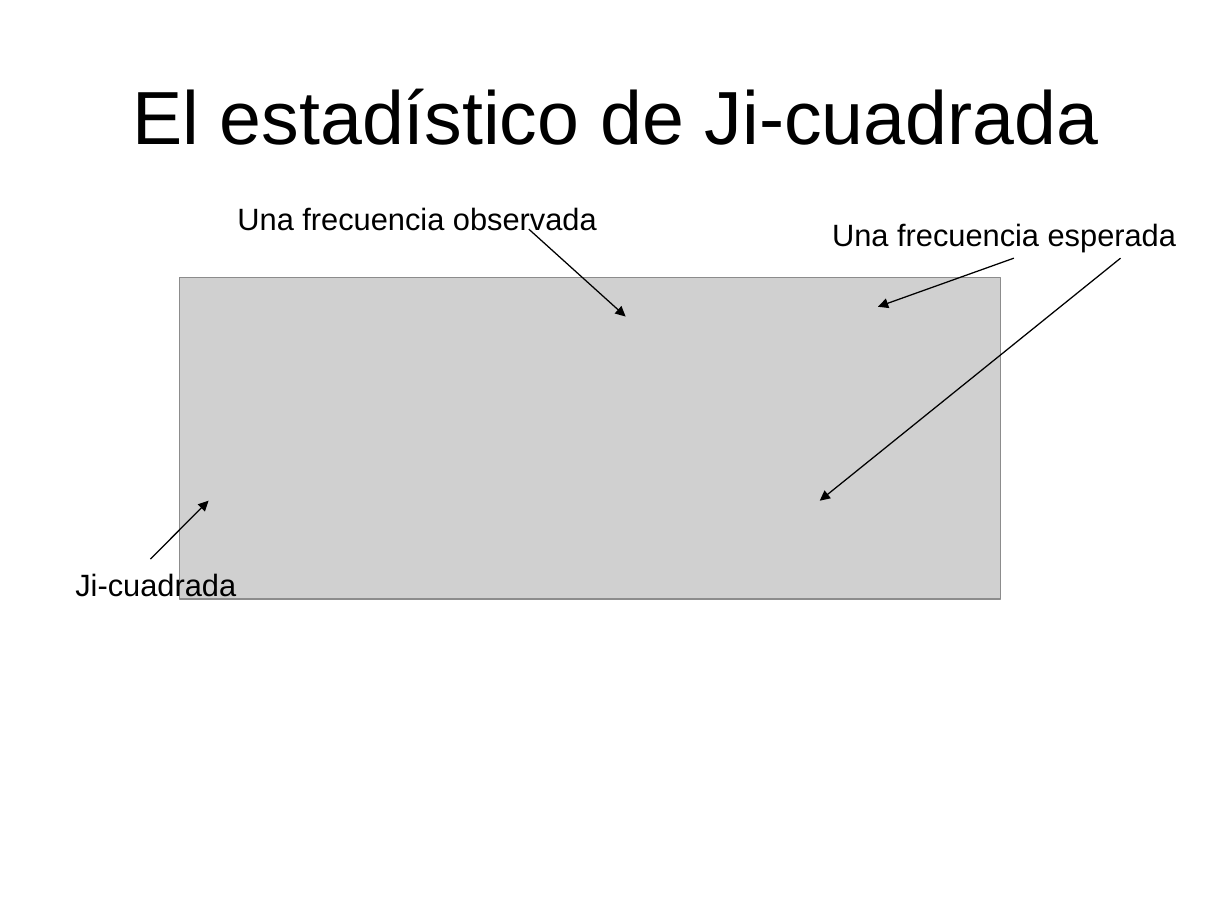
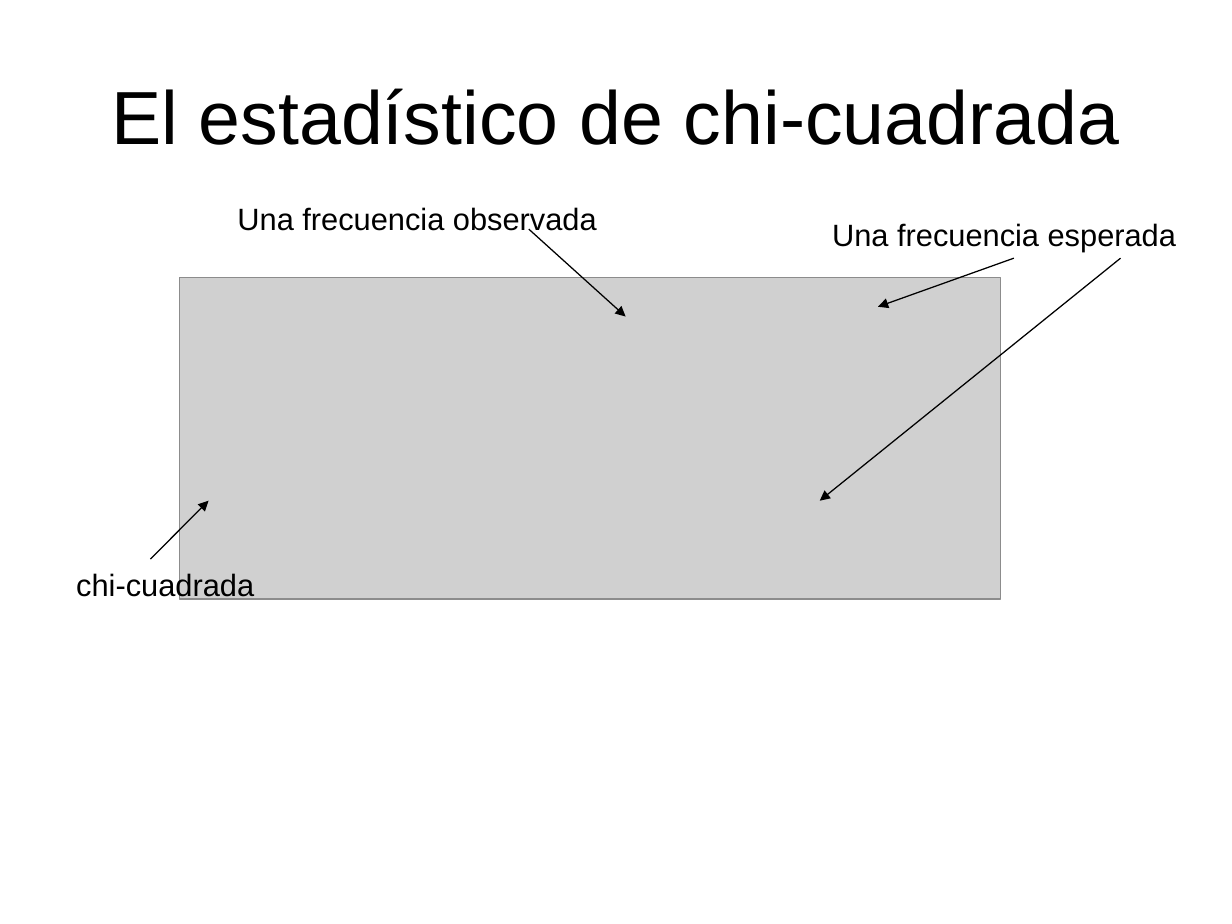
Before and after one commit to joseraulgallardo97/SimulacionProcesosFinancieros2018-I, a slide deck: slide 12 of TEMA-2/Clase15_Bondad_Ajuste.ppt (slide 11 before the commit). Drawn at 1232x924 pixels with LibreOffice and Linux fonts; fonts in the diff are those of the drawing; grey boxes stand for pictures. Boxes give left, top, right and bottom in pixels: in the first picture for what was removed or moved away, otherwise in the second. Text is boxed around its words. In the diff, an @@ line names an element or a change of style, - is before the commit and + after.

```diff
--- a/TEMA-2/Clase15_Bondad_Ajuste.ppt
+++ b/TEMA-2/Clase15_Bondad_Ajuste.ppt
@@ title at <box>111,88,1119,145</box>: text changed @@
-El estadístico de Ji-cuadrada
+El estadístico de chi-cuadrada
@@ text at <box>76,571,254,601</box>: text changed @@
-Ji-cuadrada
+chi-cuadrada
```
Also in this commit, not shown: 11 other slides changed, 1 slide added, 1 other file.
